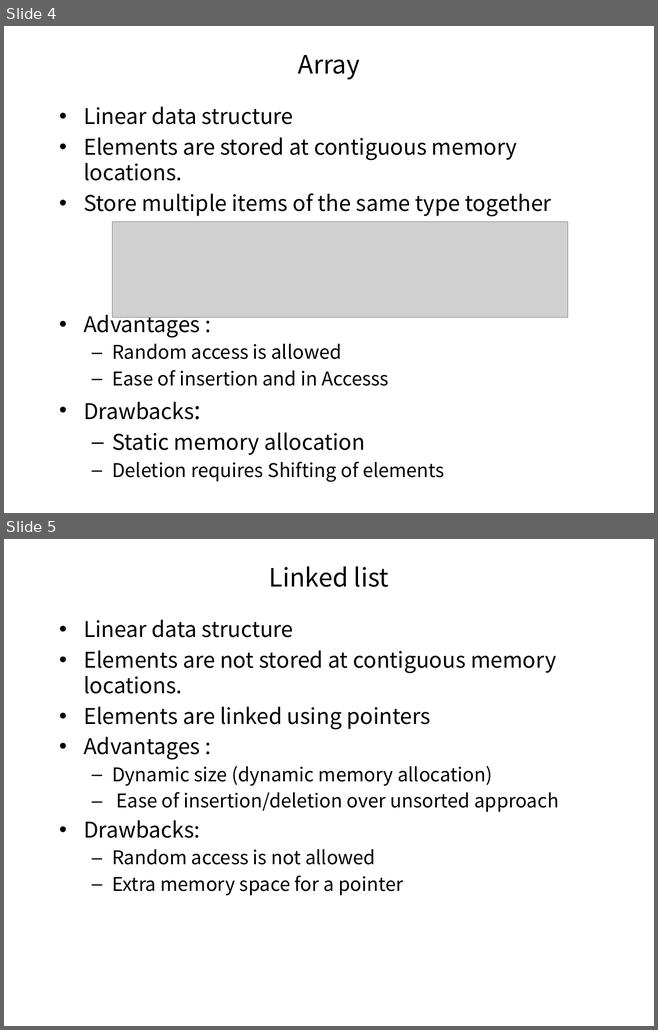
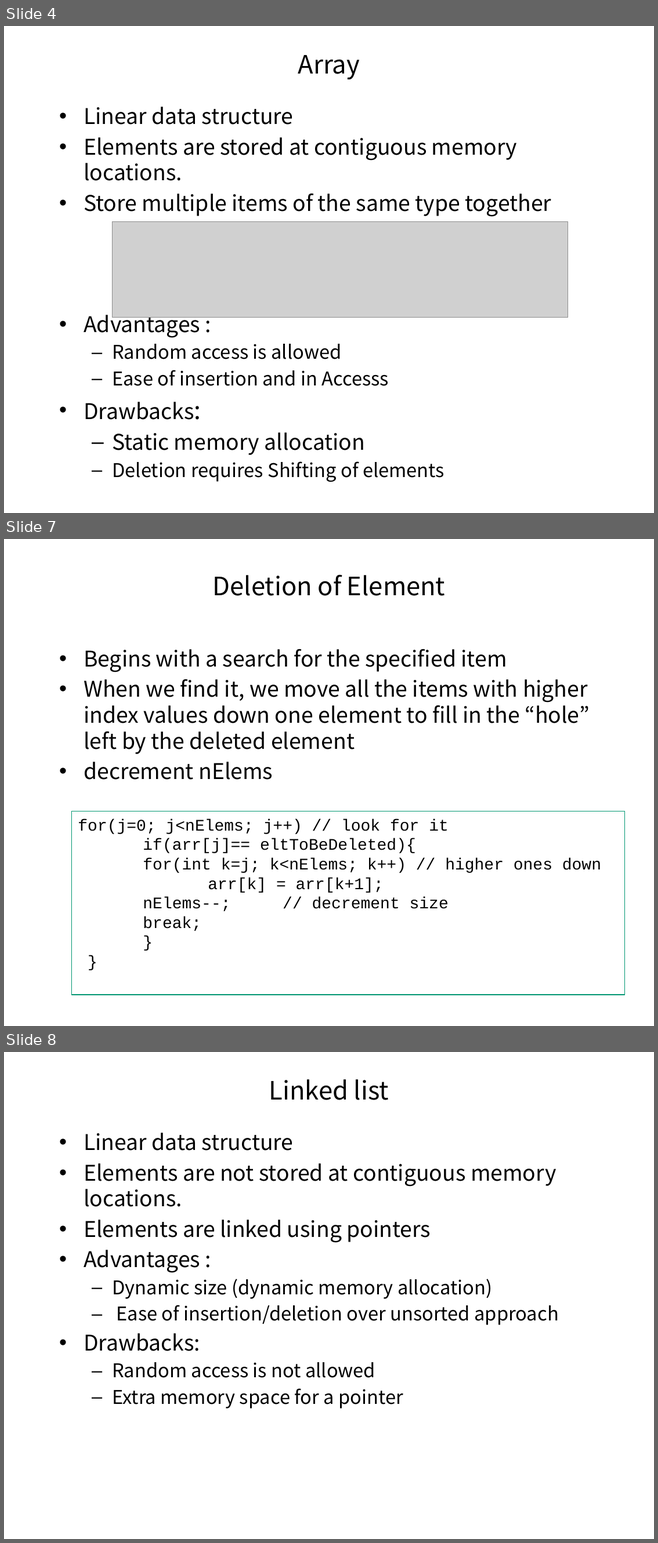
Before and after one commit to pankajfri/Training-Materials, a slide deck: Objected Oriented Programming Concepts Using C++ & Data Structures/Data Structures.pptx. Shown one above the other, each under a label of ours: slides 4 and 5 before the commit, slides 4, 7 and 8 after it; the slides between them are not shown. The pictures are 658x1030 and 658x1543 pixels, drawn with LibreOffice and Linux fonts; fonts in the diff are those of the drawing; grey boxes stand for pictures; background and template pictures are left out. Boxes give left, top, right and bottom in pixels: in the first picture for what was removed or moved away, otherwise in the second. Text is boxed around its words. In the diff, an @@ line names an element or a change of style, - is before the commit and + after.

```diff
--- a/Objected Oriented Programming Concepts Using C++ & Data Structures/Data Structures.pptx
+++ b/Objected Oriented Programming Concepts Using C++ & Data Structures/Data Structures.pptx
@@ slide 7 added at box(4, 539, 654, 1026), background #FFFFFF @@
@@ title added at box(213, 574, 445, 596), 28 pt, text #000000 @@
+Deletion of Element
@@ text added at box(83, 649, 589, 780), 24 pt, text #000000 @@
+• Begins with a search for the specified item
+• When we find it, we move all the items with higher index values down one element to fill in the “hole” left by the deleted element
+• decrement nElems
@@ rectangle added at box(71, 811, 625, 995), outline #009771 1 pt, 18 pt, text #000000 @@
+for(j=0; j<nElems; j++) // look for it
+if(arr[j]== eltToBeDeleted){
+for(int k=j; k<nElems; k++) // higher ones down
+arr[k] = arr[k+1];
+nElems--; // decrement size
+break;
+}
+}
@@ what was slide 5 is now slide 8 @@
```
Also in this commit, not shown: 13 other slides added, 1 slide removed, 3 other files.
